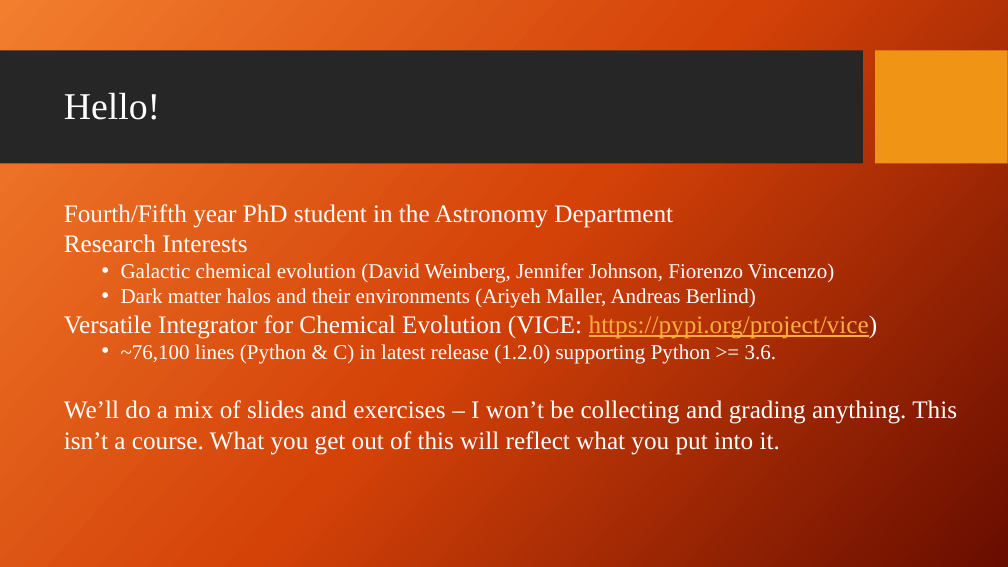
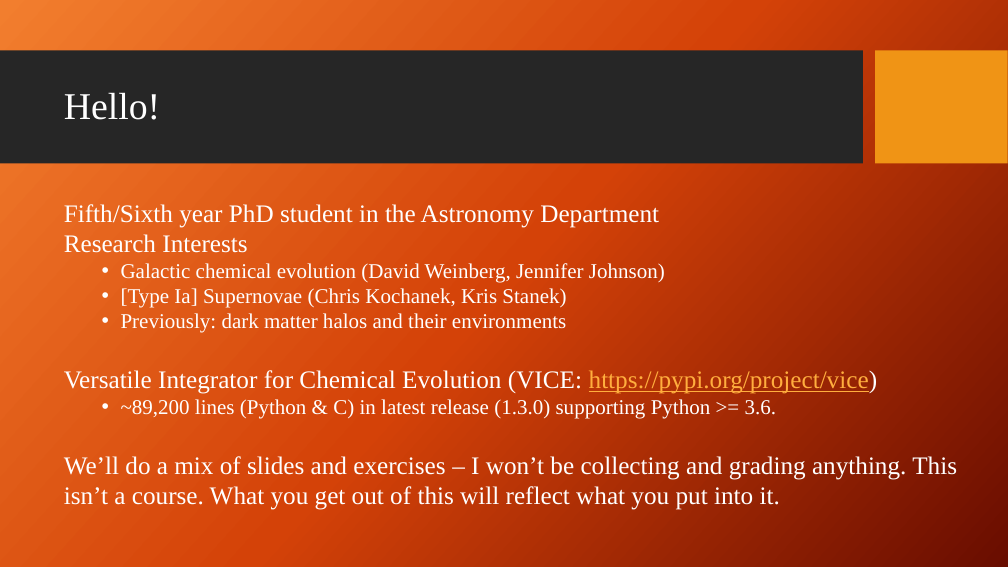
Before and after one commit to giganano/PythonBootcamp, a slide deck: slide 2 of slides/intro.pptx. Drawn at 1008x567 pixels with LibreOffice and Linux fonts; fonts in the diff are those of the drawing; background and template pictures are left out. Boxes give left, top, right and bottom in pixels: in the first picture for what was removed or moved away, otherwise in the second. Text is boxed around its words. In the diff, an @@ line names an element or a change of style, - is before the commit and + after.

```diff
--- a/slides/intro.pptx
+++ b/slides/intro.pptx
@@ text at <box>64,204,659,228</box>: text changed @@
-Fourth/Fifth year PhD student in the Astronomy Department
+Fifth/Sixth year PhD student in the Astronomy Department
@@ text at <box>121,263,665,333</box>: text changed @@
-  • Galactic chemical evolution (David Weinberg, Jennifer Johnson, Fiorenzo Vincenzo)
-  • Dark matter halos and their environments (Ariyeh Maller, Andreas Berlind)
+  • Galactic chemical evolution (David Weinberg, Jennifer Johnson)
+  • [Type Ia] Supernovae (Chris Kochanek, Kris Stanek)
+  • Previously: dark matter halos and their environments
@@ text at <box>121,399,777,419</box>: text changed @@
-  • ~76,100 lines (Python & C) in latest release (1.2.0) supporting Python >= 3.6.
+  • ~89,200 lines (Python & C) in latest release (1.3.0) supporting Python >= 3.6.
```
Also in this commit, not shown: 3 other slides changed, 2 other files.
